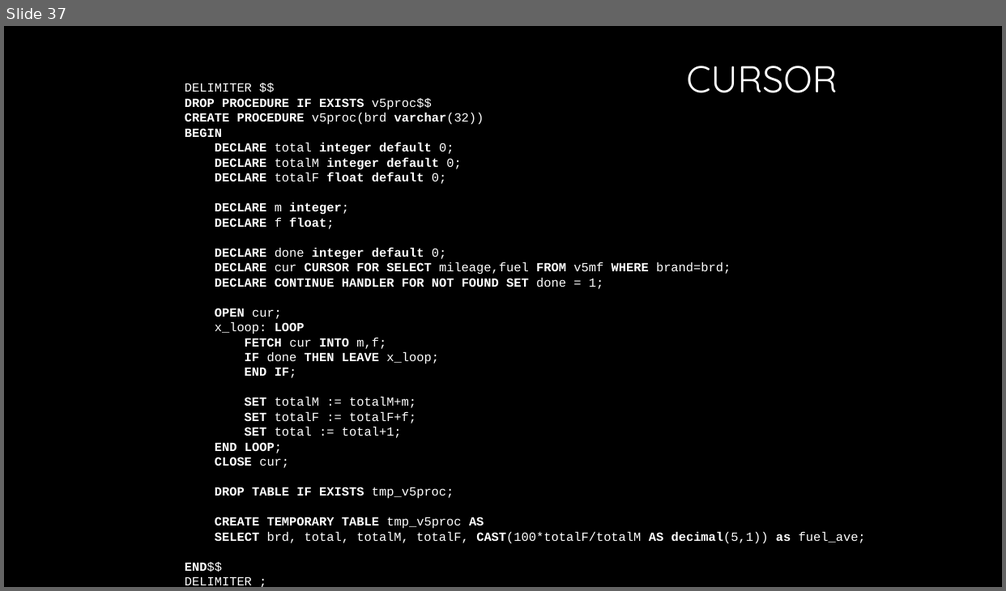
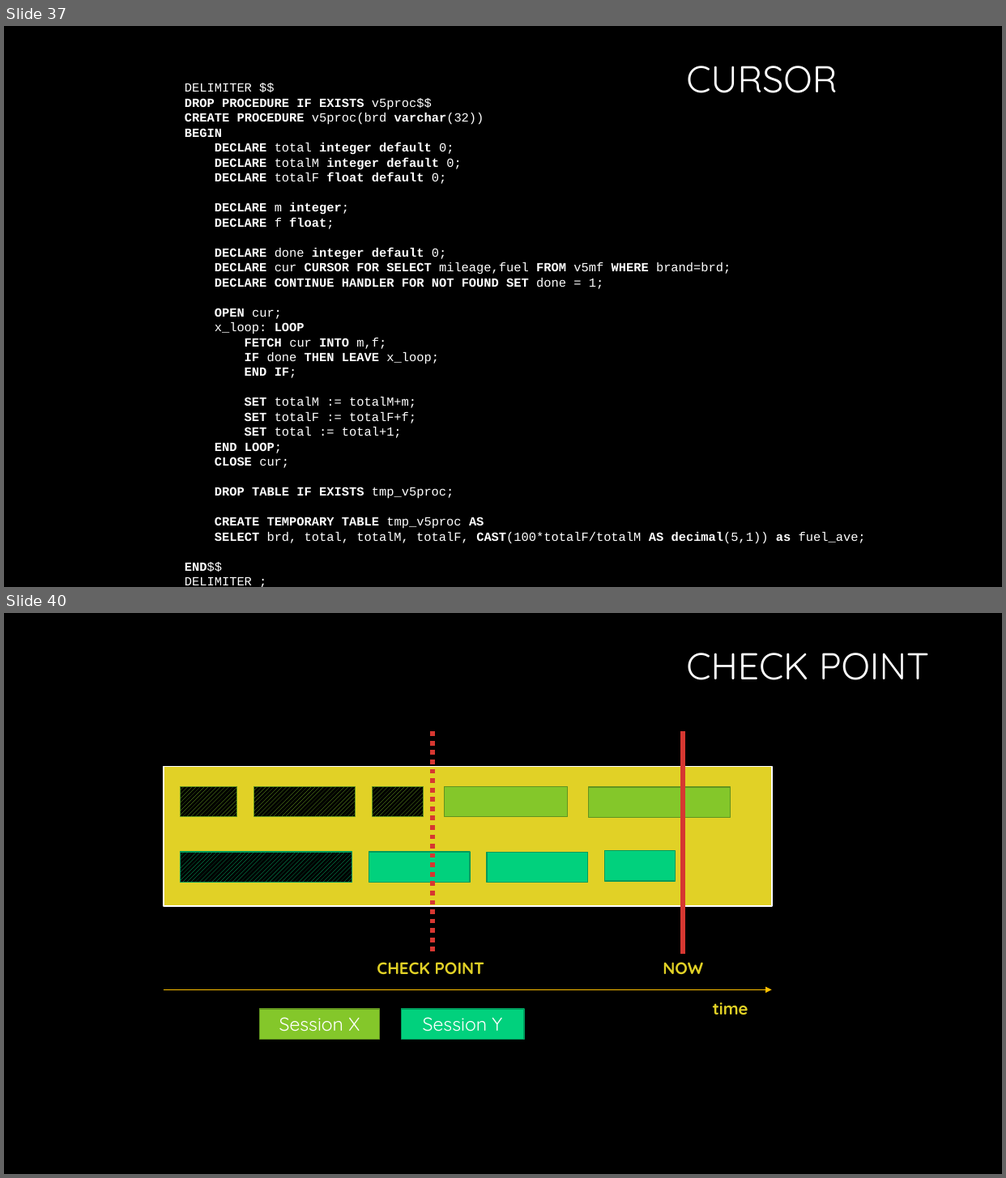
Before and after one commit to InCar/Training, a slide deck: Database/database.pptx. Shown one above the other, each under a label of ours: slide 37 before the commit, slides 37 and 40 after it; the slides between them are not shown. The pictures are 1006x591 and 1006x1178 pixels, drawn with LibreOffice and Linux fonts; fonts in the diff are those of the drawing; background and template pictures are left out. Boxes give left, top, right and bottom in pixels: in the first picture for what was removed or moved away, otherwise in the second. Text is boxed around its words. In the diff, an @@ line names an element or a change of style, - is before the commit and + after.

```diff
--- a/Database/database.pptx
+++ b/Database/database.pptx
@@ slide 40 added at bbox=[4, 613, 1002, 1174], background #000000 @@
@@ text added at bbox=[686, 653, 929, 680], 36 pt, text #FFFFFF @@
+CHECK POINT
@@ line added from (432, 731) to (432, 954), #D63731 4.5 pt dashed @@
@@ line added from (683, 731) to (683, 954), #D63731 4.5 pt @@
@@ rectangle added at bbox=[164, 766, 772, 906], fill #E1D126, outline #FFFFFF 1.5 pt @@
@@ rectangle added at bbox=[180, 786, 236, 816], fill pattern #84C72A on #000000, outline #62931F 1 pt @@
@@ rectangle added at bbox=[254, 786, 355, 816], fill pattern #84C72A on #000000, outline #62931F 1 pt @@
@@ rectangle added at bbox=[373, 786, 424, 816], fill pattern #84C72A on #000000, outline #62931F 1 pt @@
@@ rectangle added at bbox=[444, 786, 568, 816], fill #84C72A, outline #62931F 1 pt @@
@@ rectangle added at bbox=[589, 787, 731, 817], fill #84C72A, outline #62931F 1 pt @@
@@ rectangle added at bbox=[180, 852, 351, 882], fill pattern #01D17D on #000000, outline #019B5C 1 pt @@
@@ rectangle added at bbox=[368, 852, 470, 882], fill #01D17D, outline #019B5C 1 pt @@
@@ rectangle added at bbox=[487, 853, 588, 883], fill #01D17D, outline #019B5C 1 pt @@
@@ rectangle added at bbox=[604, 851, 675, 881], fill #01D17D, outline #019B5C 1 pt @@
@@ text added at bbox=[377, 962, 484, 974], 16 pt, text #E1D126, bold @@
+CHECK POINT
@@ text added at bbox=[663, 962, 703, 974], 16 pt, text #E1D126, bold @@
+NOW
@@ arrow added from (164, 990) to (772, 990), #FFC000 0.75 pt @@
@@ rectangle added at bbox=[260, 1009, 380, 1039], fill #84C72A, outline #62931F 1 pt, 18 pt, text #FFFFFF @@
+Session X
@@ rectangle added at bbox=[402, 1009, 524, 1039], fill #01D17D, outline #019B5C 1 pt, 18 pt, text #FFFFFF @@
+Session Y
@@ text added at bbox=[713, 1003, 748, 1015], 16 pt, text #E1D126, bold @@
+time
```
Also in this commit, not shown: 4 other slides added.
